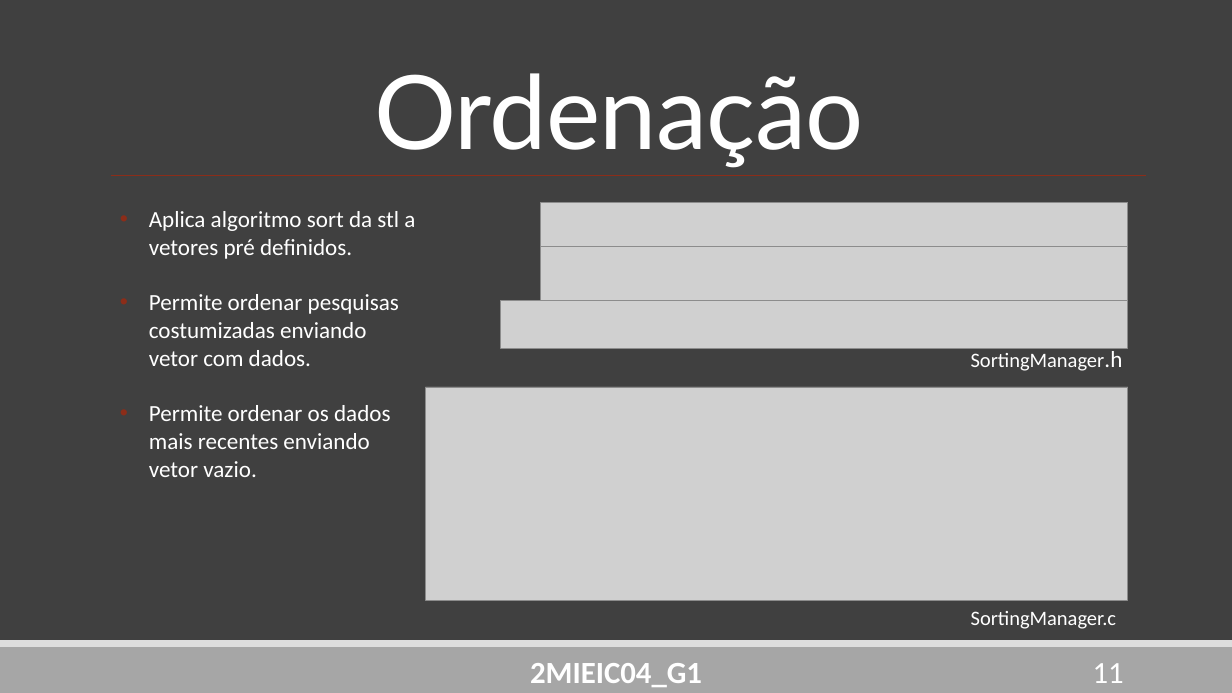
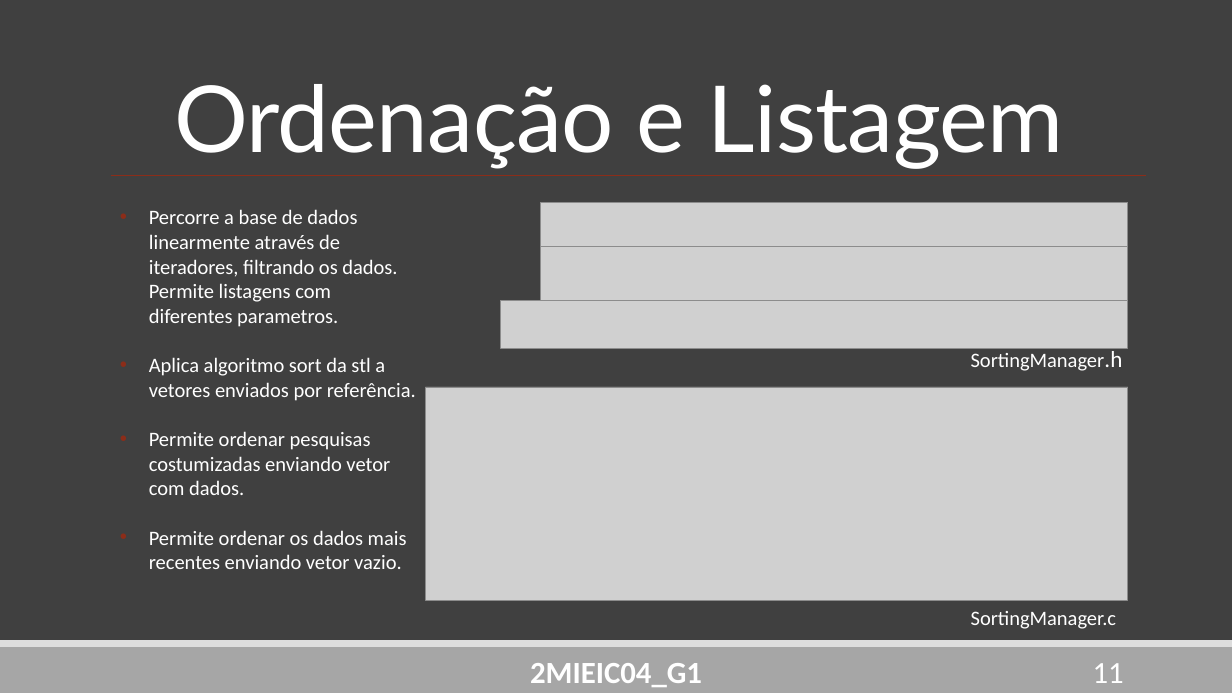
Before and after one commit to DoStini/FEUP-AEDA-proj, a slide deck: slide 11 of StreamZ_Apresentation4.pptx. Drawn at 1232x693 pixels with LibreOffice and Linux fonts; fonts in the diff are those of the drawing; grey boxes stand for pictures. Boxes give left, top, right and bottom in pixels: in the first picture for what was removed or moved away, otherwise in the second. Text is boxed around its words. In the diff, an @@ line names an element or a change of style, - is before the commit and + after.

```diff
--- a/StreamZ_Apresentation4.pptx
+++ b/StreamZ_Apresentation4.pptx
@@ title at (174,84,1064,169): text changed; size 80 to 72 pt @@
-Ordenação
+Ordenação e Listagem
@@ text at (149,209,416,401): text changed; size 18 to 16 pt @@
-• Aplica algoritmo sort da stl a vetores pré definidos.
+• Percorre a base de dados linearmente através de iteradores, filtrando os dados. Permite listagens com diferentes parametros.
+• Aplica algoritmo sort da stl a vetores enviados por referência.
@@ text at (149,431,407,569): size 18 to 16 pt in "Permite ordenar pesquisas costumizadas enviando vetor com ...", "Permite ordenar os dados mais recentes enviando ..." @@
```
Also in this commit, not shown: 3 other slides changed.
